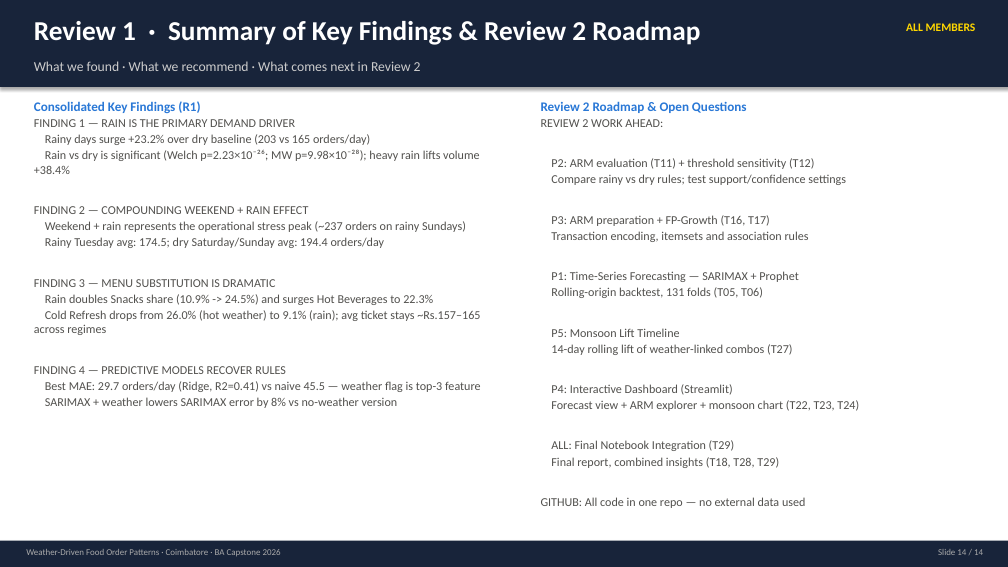
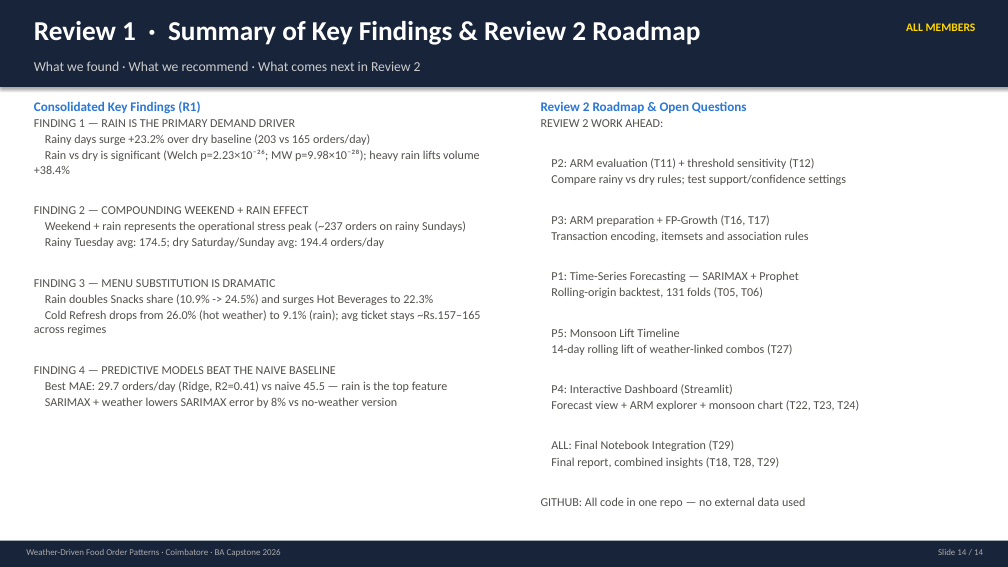
Before and after one commit to priyagarnet20-ops/weather-food-orders, a slide deck: slide 14 of slides/review1/review1_deck.pptx. Drawn at 1008x567 pixels with LibreOffice and Linux fonts; fonts in the diff are those of the drawing. Boxes give left, top, right and bottom in pixels: in the first picture for what was removed or moved away, otherwise in the second. Text is boxed around its words. In the diff, an @@ line names an element or a change of style, - is before the commit and + after.

```diff
--- a/slides/review1/review1_deck.pptx
+++ b/slides/review1/review1_deck.pptx
@@ text at (x1=34, y1=366, x2=448, y2=392): text changed @@
-FINDING 4 — PREDICTIVE MODELS RECOVER RULES
-Best MAE: 29.7 orders/day (Ridge, R2=0.41) vs naive 45.5 — weather flag is top-3 feature
+FINDING 4 — PREDICTIVE MODELS BEAT THE NAIVE BASELINE
+Best MAE: 29.7 orders/day (Ridge, R2=0.41) vs naive 45.5 — rain is the top feature
```
Also in this commit, not shown: 2 other slides changed, 1 other file.
